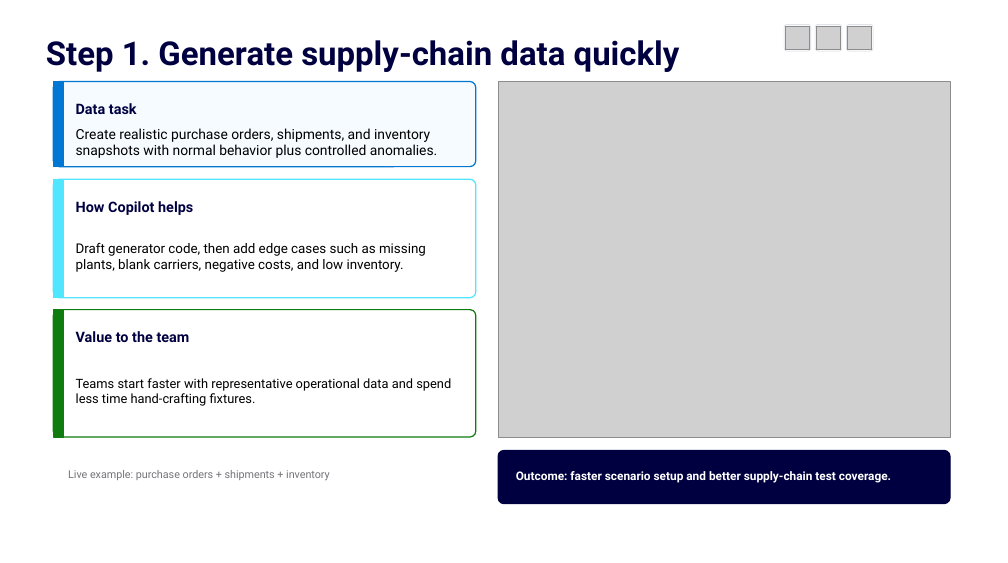
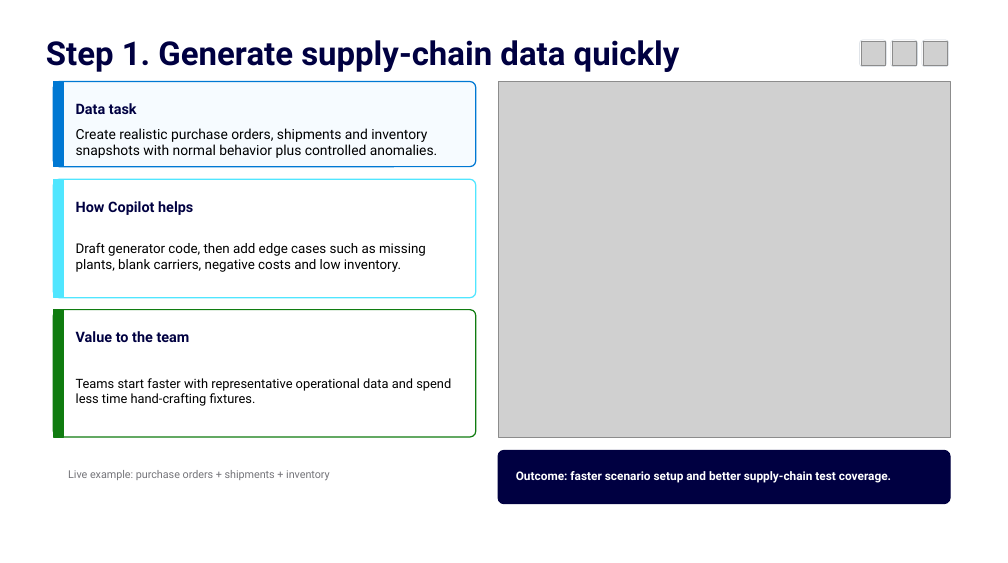
Before and after one commit to jordanbean-msft/github-copilot-for-data-professionals, a slide deck: slide 5 of deck/github-copilot-for-data-professionals.pptx. Drawn at 1008x563 pixels with LibreOffice and Linux fonts; fonts in the diff are those of the drawing; grey boxes stand for pictures; background and template pictures are left out. Boxes give left, top, right and bottom in pixels: in the first picture for what was removed or moved away, otherwise in the second. Text is boxed around its words. In the diff, an @@ line names an element or a change of style, - is before the commit and + after.

```diff
--- a/deck/github-copilot-for-data-professionals.pptx
+++ b/deck/github-copilot-for-data-professionals.pptx
@@ 3 pictures, 3 rounded rectangles moved together from (x1=784, y1=24, x2=873, y2=51) to (x1=860, y1=40, x2=949, y2=67) @@
@@ text at (x1=76, y1=128, x2=438, y2=158): text changed @@
-Create realistic purchase orders, shipments, and inventory snapshots with normal behavior plus controlled anomalies.
+Create realistic purchase orders, shipments and inventory snapshots with normal behavior plus controlled anomalies.
@@ text at (x1=76, y1=243, x2=426, y2=272): text changed @@
-Draft generator code, then add edge cases such as missing plants, blank carriers, negative costs, and low inventory.
+Draft generator code, then add edge cases such as missing plants, blank carriers, negative costs and low inventory.
```
Also in this commit, not shown: 10 other slides changed, 4 other files.
